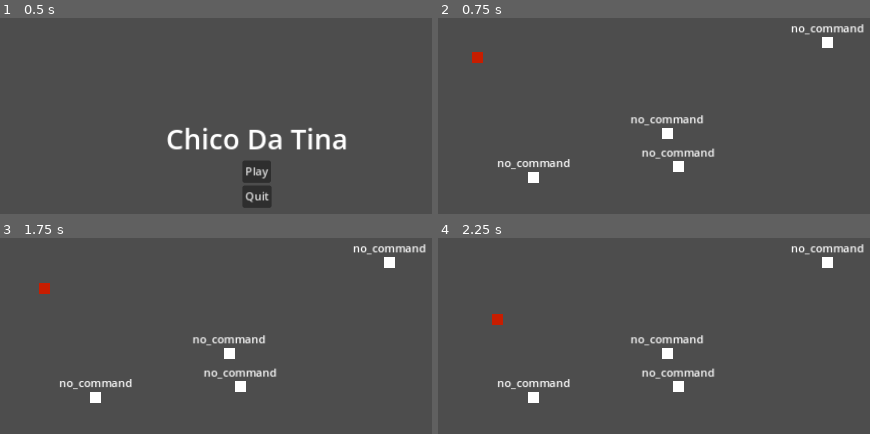
Above: before the commit, frames 1-4 (two rows, left to right).
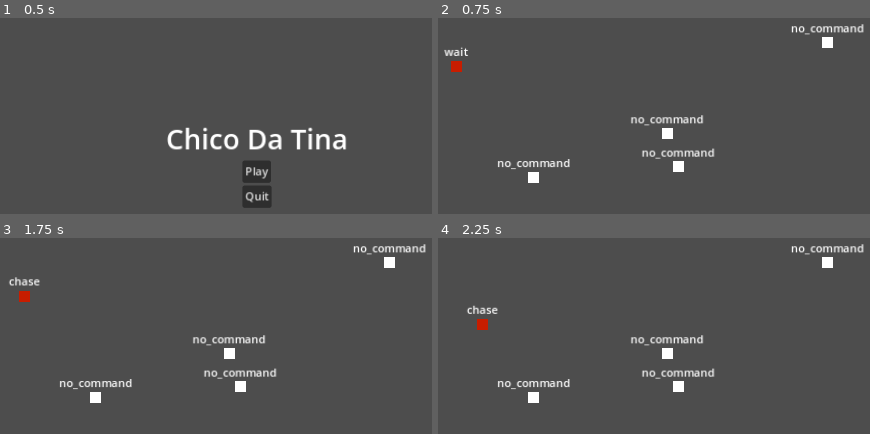
Above: after the commit, the same moments.

Repository: Denomycor/ddj
Game: Godot game, scene res://assets/scenes/game.tscn
The game is run twice, just before and just after one commit, with the same random seed, the same clock (stepped at 60 frames per second) and the same inputs.
Inputs (mouse positions are in pixels of both pictures, inside the frame that each line leads up to):
- Up to frame 1 (0.5 s): no input
- Up to frame 2 (0.75 s): click "Play" at 0.5 s
- Up to frame 3 (1.75 s): tap Enter at 1.25 s; move the mouse to (outside the picture) at 1.27 s; click (outside the picture) at 1.42 s
- Up to frame 4 (2.25 s): move the mouse to (533, 406) at 2.02 s; click (533, 406) at 2.17 s

Frame 1 is identical in both runs. In frame 2, 0.4% of the frame differs, in the area x 1-11%, y 14-28%; in frame 3, 0.5%, in the area x 2-12%, y 19-33%; in frame 4, 0.5%.

Commit message:
Upgrades people, upgrades

Diff:
--- /dev/null
+++ b/assets/scenes/enemies/enemy_rusher.tscn
@@ -0,0 +1,7 @@
+[gd_scene load_steps=3 format=3 uid="uid://bune1a7rrsgdw"]
+
+[ext_resource type="PackedScene" uid="uid://csdohlnm1sk6r" path="res://assets/scenes/enemies/enemy_troop.tscn" id="1_moaud"]
+[ext_resource type="Script" path="res://assets/scripts/enemy_rusher.gd" id="2_27e2o"]
+
+[node name="enemy_rusher" instance=ExtResource("1_moaud")]
+script = ExtResource("2_27e2o")
--- a/assets/scenes/enemies/enemy_troop.tscn
+++ b/assets/scenes/enemies/enemy_troop.tscn
@@ -14,13 +14,22 @@
 radius = 200.0
 
 [sub_resource type="CircleShape2D" id="CircleShape2D_rbu84"]
-radius = 80.0
+radius = 40.0
 
 [node name="enemy_troop" type="CharacterBody2D" groups=["enemy_troops"]]
 collision_layer = 2
 collision_mask = 3
 motion_mode = 1
 script = ExtResource("1_ec2r6")
+
+[node name="Label" type="Label" parent="."]
+offset_left = -64.0
+offset_top = -33.0
+offset_right = 64.0
+offset_bottom = -10.0
+text = "test"
+horizontal_alignment = 1
+vertical_alignment = 1
 
 [node name="CollisionShape2D" type="CollisionShape2D" parent="."]
 shape = SubResource("RectangleShape2D_4gevu")
--- a/assets/scenes/test_level.tscn
+++ b/assets/scenes/test_level.tscn
@@ -1,7 +1,7 @@
 [gd_scene load_steps=12 format=3 uid="uid://cvi3u4ffos2fs"]
 
 [ext_resource type="PackedScene" uid="uid://n8cohatmpk2b" path="res://assets/scenes/troops/troop.tscn" id="1_lm31w"]
-[ext_resource type="PackedScene" uid="uid://csdohlnm1sk6r" path="res://assets/scenes/enemies/enemy_troop.tscn" id="2_8ljbe"]
+[ext_resource type="PackedScene" uid="uid://bune1a7rrsgdw" path="res://assets/scenes/enemies/enemy_rusher.tscn" id="2_ui34s"]
 [ext_resource type="Script" path="res://assets/scripts/selection_rect.gd" id="3_mw2rs"]
 [ext_resource type="Script" path="res://assets/scripts/command_buttons/move_to_button.gd" id="4_a6ie6"]
 [ext_resource type="Script" path="res://assets/scripts/command_buttons/command_button.gd" id="5_seiyv"]
@@ -45,8 +45,8 @@
 [node name="troop4" parent="." instance=ExtResource("1_lm31w")]
 position = Vector2(536, 280)
 
-[node name="enemy_troop" parent="." instance=ExtResource("2_8ljbe")]
-position = Vector2(263, 171)
+[node name="enemy_rusher" parent="." instance=ExtResource("2_ui34s")]
+position = Vector2(232, 184)
 
 [node name="selection_rect" type="CanvasLayer" parent="."]
 script = ExtResource("3_mw2rs")
--- /dev/null
+++ b/assets/scripts/enemy_rusher.gd
@@ -0,0 +1,70 @@
+class_name EnemyRusher extends EnemyTroop
+
+
+func _ready() -> void:
+	super._ready()
+
+	state_machine.add_state(IdleState.new("idle"))
+	state_machine.add_state(Chase2State.new("chase"))
+	state_machine.starting_state("wait", 1.0)
+
+
+## Decide which state to transition to
+func transition_rusher(state: State) -> void:
+	var ranger_list := perception_component.enemies_in_range.filter(func(e): return e.designation == "ranger")
+	var has_ranger := !ranger_list.is_empty()
+
+	# No enemies, stay put
+	if(perception_component.enemies_in_range.is_empty()):
+		if(state_machine.current_state.name != "idle"):
+			state_machine.transition(state, "idle")
+
+	# If a ranger is in range attack it
+	if(has_ranger):
+		var nearest_ranger: Node2D = ranger_list.reduce(func(acc: Node2D, e: Node2D):
+			return e if is_first_closer(e.global_position, acc.global_position) else acc
+		, ranger_list[0])
+		state_machine.transition(state, "chase", nearest_ranger)
+
+	# If no ranger is in range attack any troop
+	else:
+		var nearest_target: Node2D = perception_component.enemies_in_range.reduce(func(acc: Node2D, e: Node2D):
+			return e if is_first_closer(e.global_position, acc.global_position) else acc
+		, perception_component.enemies_in_range[0])
+		state_machine.transition(state, "chase", nearest_target)
+
+
+
+### State overrides
+
+
+## While Idle keep checking for transitions
+class IdleState extends State:
+	func process(_delta) -> void:
+		(owner as EnemyTroop).transition_rusher(self)
+
+
+## While Chasing try to attack the target
+class Chase2State extends ChaseState:
+
+	var attack_ready := true
+	const ATTACK_DELAY := 1
+	const ATTACK_DAMAGE := 1
+
+	func leave_state() -> void:
+		state_machine.transition(self, "wait", 0.2)
+
+	func physics_process(delta: float) -> void:
+		if(!troop.perception_component.overlaps_body(target)):
+			leave_state()
+			return
+
+		# We move the entt here
+		super.physics_process(delta)
+
+		# attack
+		if(troop.attack_range_component.overlaps_body(target) && attack_ready):
+			target.get_node("HitboxComponent").deal_damage(ATTACK_DAMAGE)
+			attack_ready = false
+			var tween := troop.create_tween()
+			tween.tween_callback(func(): attack_ready = true).set_delay(ATTACK_DELAY)
--- a/assets/scripts/enemy_states/chase_state.gd
+++ b/assets/scripts/enemy_states/chase_state.gd
@@ -31,7 +31,7 @@
 
 
 func exit(_next_state: State) -> void:
-	nav_agent.velocity_computed.disconnect(_on_velocity_computed)
+	# nav_agent.velocity_computed.disconnect(_on_velocity_computed)
 	nav_agent.get_node("Timer").stop()
 	nav_agent.get_node("Timer").timeout.disconnect(calculate_path)
 	target.get_node("HitboxComponent").died.disconnect(leave_state)
--- a/assets/scripts/enemy_troop.gd
+++ b/assets/scripts/enemy_troop.gd
@@ -8,38 +8,10 @@
 
 var state_machine := StateMachine.new(self)
 
+
 func _ready() -> void:
 	hitbox_component.died.connect(queue_free)
-
 	state_machine.add_state(Wait2State.new("wait"))
-	state_machine.add_state(IdleState.new("idle"))
-	state_machine.add_state(Chase2State.new("chase"))
-	state_machine.starting_state("wait", 1.0)
-
-
-## Decide which state to transition to
-func transition_rusher(state: State) -> void:
-	var ranger_list := perception_component.enemies_in_range.filter(func(e): return e.designation == "ranger")
-	var has_ranger := !ranger_list.is_empty()
-
-	# No enemies, stay put
-	if(perception_component.enemies_in_range.is_empty()):
-		if(state_machine.current_state.name != "idle"):
-			state_machine.transition(state, "idle")
-
-	# If a ranger is in range attack it
-	if(has_ranger):
-		var nearest_ranger: Node2D = ranger_list.reduce(func(acc: Node2D, e: Node2D):
-			return e if is_first_closer(e.global_position, acc.global_position) else acc
-		, ranger_list[0])
-		state_machine.transition(state, "chase", nearest_ranger)
-
-	# If no ranger is in range attack any troop
-	else:
-		var nearest_target: Node2D = perception_component.enemies_in_range.reduce(func(acc: Node2D, e: Node2D):
-			return e if is_first_closer(e.global_position, acc.global_position) else acc
-		, perception_component.enemies_in_range[0])
-		state_machine.transition(state, "chase", nearest_target)
 
 
 func _physics_process(delta: float) -> void:
@@ -48,6 +20,7 @@
 
 func _process(delta: float) -> void:
 	state_machine.process(delta)
+	$Label.text = state_machine.current_state.name
 
 
 func get_player_troops() -> Array[Node2D]:
@@ -66,35 +39,3 @@
 class Wait2State extends WaitState:
 	func leave_state() -> void:
 		state_machine.transition(self, "idle")
-
-
-## While Idle keep checking for transitions
-class IdleState extends State:
-	func process(_delta) -> void:
-		(owner as EnemyTroop).transition_rusher(self)
-
-
-## While Chasing try to attack the target
-class Chase2State extends ChaseState:
-
-	var attack_ready := true
-	const ATTACK_DELAY := 1
-	const ATTACK_DAMAGE := 1
-
-	func leave_state() -> void:
-		(owner as EnemyTroop).transition_rusher(self)
-
-	func physics_process(delta: float) -> void:
-		if(!troop.perception_component.overlaps_body(target)):
-			leave_state()
-			return
-
-		# We move the entt here
-		super.physics_process(delta)
-
-		# attack
-		if(troop.attack_range_component.overlaps_body(target) && attack_ready):
-			target.get_node("HitboxComponent").deal_damage(ATTACK_DAMAGE)
-			attack_ready = false
-			var tween := troop.create_tween()
-			tween.tween_callback(func(): attack_ready = true).set_delay(ATTACK_DELAY)
--- a/assets/scripts/projectile.gd
+++ b/assets/scripts/projectile.gd
@@ -11,7 +11,7 @@
 func _ready() -> void:
 	$Area2D.area_entered.connect(func(area: Area2D):
 		if(area is HitboxComponent):
-			area.deal_damage(1)
+			area.deal_damage(10)
 			destroy()
 	)
 
--- a/assets/scripts/troop.gd
+++ b/assets/scripts/troop.gd
@@ -11,6 +11,7 @@
 
 func _ready() -> void:
 	hitbox_component.died.connect(queue_free)
+	hitbox_component.hit.connect(print)
 
 	projectile_spawner_component.shoot_projectile.connect(func(from: Vector2, rot: float, _data: Variant):
 		var instance: Projectile = PROJ_SCENE.instantiate()
